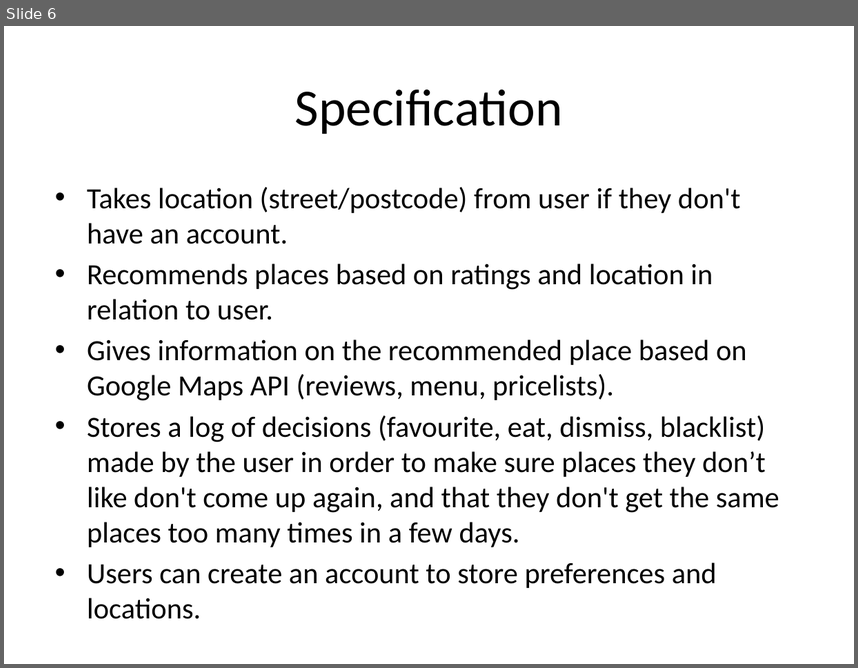
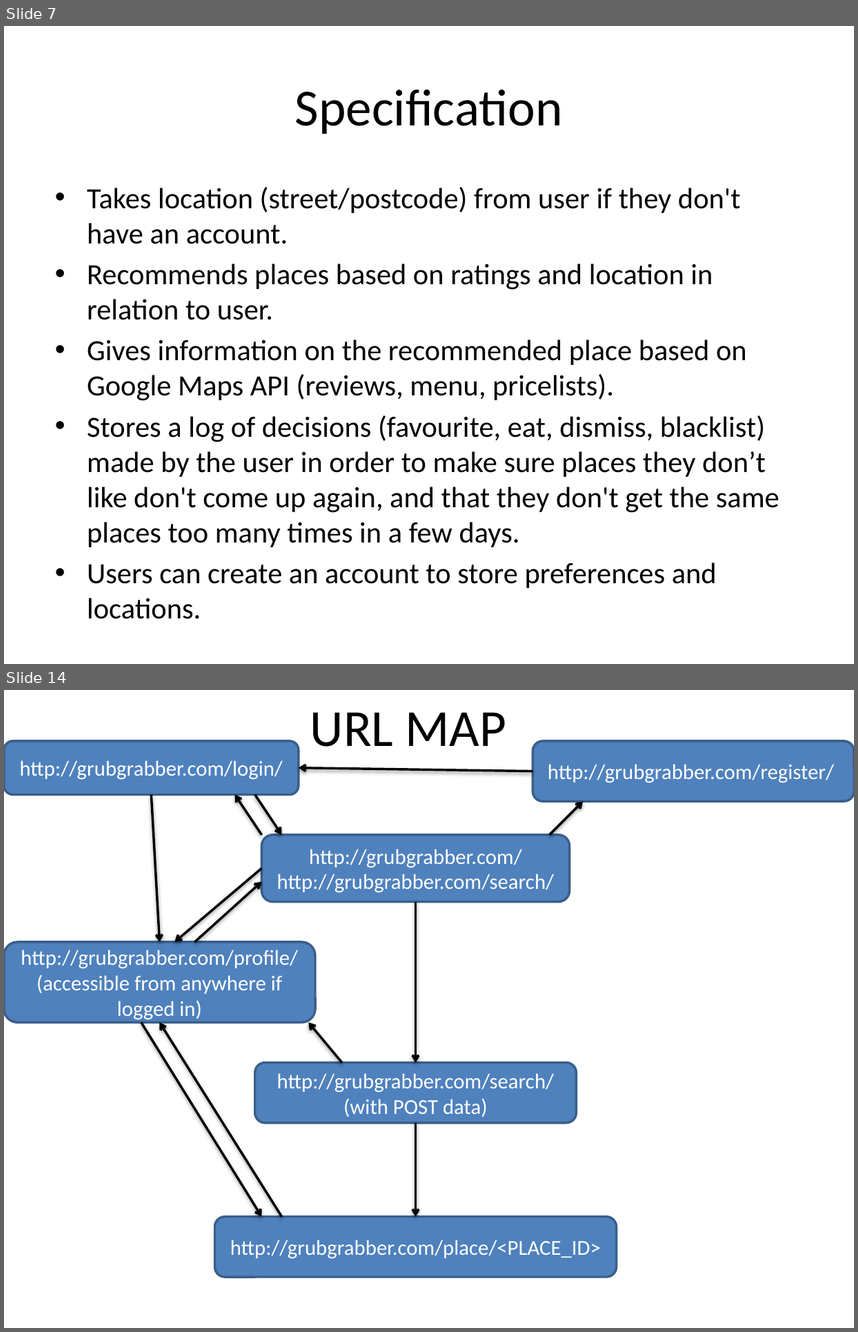
Before and after one commit to isaac-jordan/GrubGrabber, a slide deck: Design/Grub Grabber.pptx. Shown one above the other, each under a label of ours: slide 6 before the commit, slides 7 and 14 after it; the slides between them are not shown. The pictures are 858x668 and 858x1332 pixels, drawn with LibreOffice and Linux fonts; fonts in the diff are those of the drawing. Boxes give left, top, right and bottom in pixels: in the first picture for what was removed or moved away, otherwise in the second. Text is boxed around its words. In the diff, an @@ line names an element or a change of style, - is before the commit and + after.

```diff
--- a/Design/Grub Grabber.pptx
+++ b/Design/Grub Grabber.pptx
@@ slide 14 added at (4,690,854,1328), background #FFFFFF @@
@@ text added at (310,712,507,747), 44 pt, text #000000 @@
+URL MAP
@@ rounded rectangle added at (4,741,298,795), fill #4F81BD, outline #3A5F8C 2 pt, 18 pt, text #FFFFFF @@
+http://grubgrabber.com/login/
@@ rounded rectangle added at (533,741,854,801), fill #4F81BD, outline #3A5F8C 2 pt, 18 pt, text #FFFFFF @@
+http://grubgrabber.com/register/
@@ arrow added from (533, 771) to (298, 768), #000000 2 pt @@
@@ arrow added from (151, 795) to (159, 942), #000000 2 pt @@
@@ arrow added from (261, 834) to (235, 795), #000000 2 pt @@
@@ arrow added from (254, 795) to (282, 834), #000000 2 pt @@
@@ arrow added from (550, 834) to (583, 801), #000000 2 pt @@
@@ rounded rectangle added at (261,834,569,902), fill #4F81BD, outline #3A5F8C 2 pt, 18 pt, text #FFFFFF @@
+http://grubgrabber.com/
+http://grubgrabber.com/search/
@@ arrow added from (261, 869) to (175, 942), #000000 2 pt @@
@@ arrow added from (194, 942) to (261, 881), #000000 2 pt @@
@@ arrow added from (415, 902) to (415, 1063), #000000 2 pt @@
@@ rounded rectangle added at (4,942,315,1021), fill #4F81BD, outline #3A5F8C 2 pt, 18 pt, text #FFFFFF @@
+http://grubgrabber.com/profile/
+(accessible from anywhere if logged in)
@@ arrow added from (141, 1023) to (261, 1216), #000000 2 pt @@
@@ arrow added from (282, 1216) to (159, 1023), #000000 2 pt @@
@@ arrow added from (342, 1063) to (308, 1023), #000000 2 pt @@
@@ rounded rectangle added at (254,1063,576,1123), fill #4F81BD, outline #3A5F8C 2 pt, 18 pt, text #FFFFFF @@
+http://grubgrabber.com/search/
+(with POST data)
@@ arrow added from (415, 1123) to (415, 1216), #000000 2 pt @@
@@ rounded rectangle added at (215,1216,616,1276), fill #4F81BD, outline #3A5F8C 2 pt, 18 pt, text #FFFFFF @@
+http://grubgrabber.com/place/<PLACE_ID>
@@ what was slide 6 is now slide 7 @@
```
Also in this commit, not shown: 5 slides changed, 7 other slides added, 4 slides removed.
